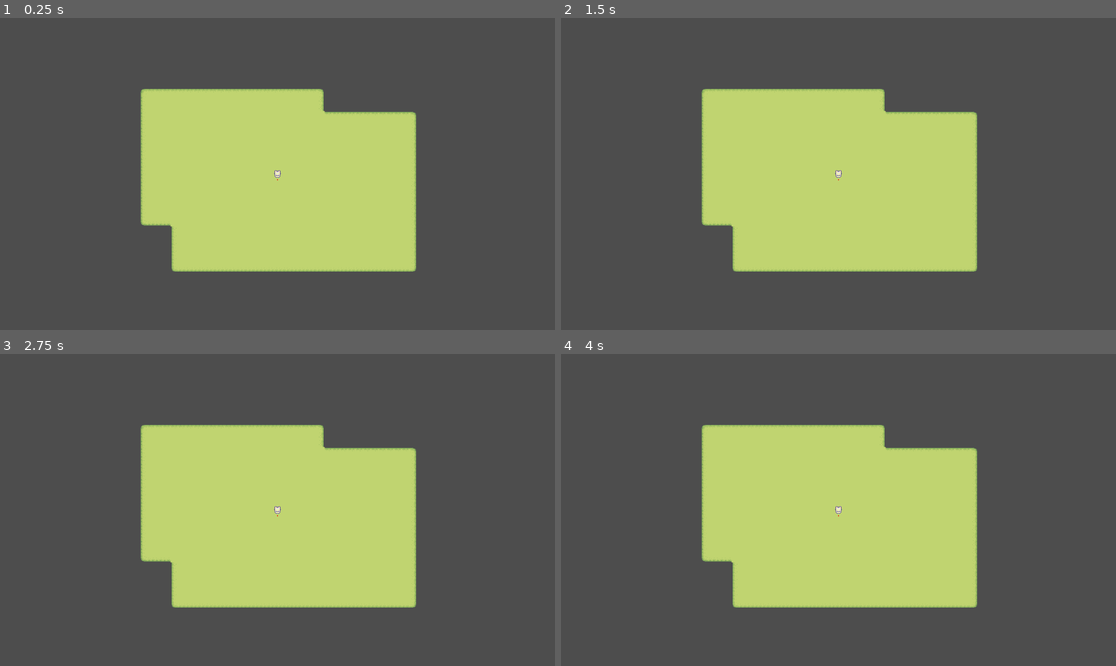
Above: before the commit, frames 1-4 (two rows, left to right).
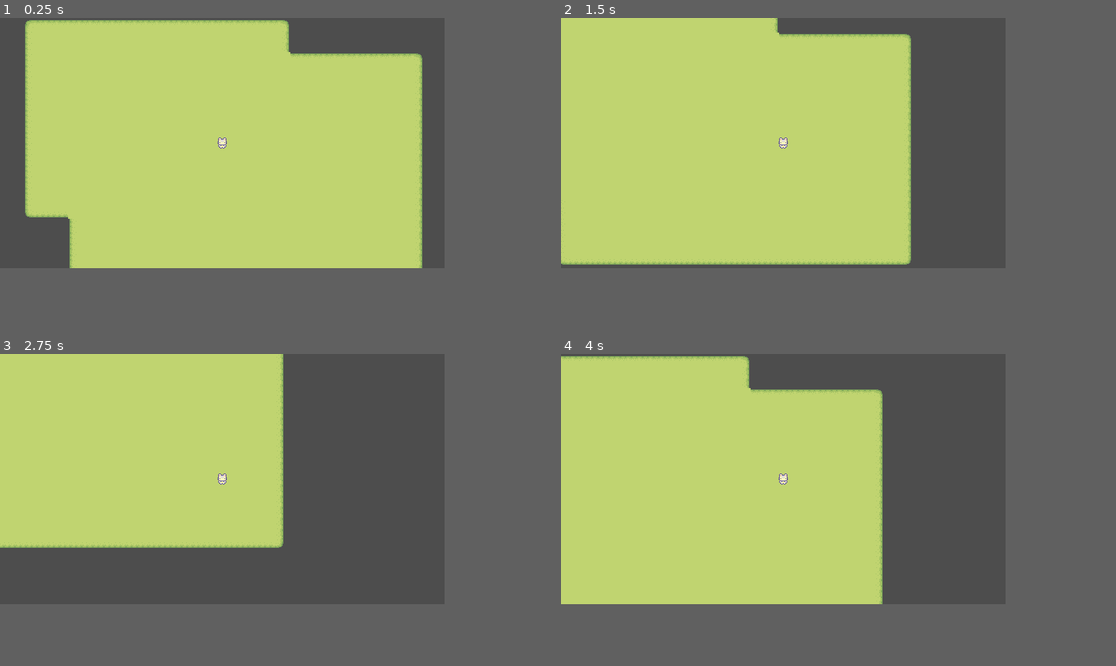
Above: after the commit, the same moments.

Repository: null-characters/PixelGameDemo
Game: Godot game, scene res://main.tscn
Two runs of this game, one before a commit and one after it. Both use one fixed random seed, a clock stepped at 60 frames per second and the inputs below. Before the commit the project has no main scene; this scene is started directly in both runs.
Inputs:
- Up to frame 1 (0.25 s): no input
- Up to frame 2 (1.5 s): tap Enter (ui_accept) at 0.5, 0.77 s; hold D (move_right, bound only after the commit) 0.53-1.28 s; hold B 0.53-1.28 s; hold S (move_down, bound only after the commit) from 1.28 s (still down); tap B at 1.35 s
- Up to frame 3 (2.75 s): tap Enter (ui_accept) at 1.52 s; release S (move_down, bound only after the commit) at 2.03 s; hold D (move_right, bound only after the commit) from 2.03 s (still down); hold B from 2.03 s (still down)
- Up to frame 4 (4 s): release D (move_right, bound only after the commit) at 2.78 s; release B at 2.78 s; hold W (move_up, bound only after the commit) 2.78-3.53 s; tap B at 2.85 s; tap Enter (ui_accept) at 3.02, 3.77 s; hold A (move_left, bound only after the commit) from 3.53 s (still down); hold B from 3.53 s (still down)
In our replay, the window is 799x449 before the commit and 640x360 after it. These sizes can differ from the game's own. Grey fills any space a smaller window leaves; there, only what the larger window draws over its background counts as a difference.

The runs differ from the first frame. In frame 1, 28% of the frame differs, in the area x 4-77%, y 0-82%; in frame 2, 36%; in frame 3, 39%, in the area x 0-75%, y 0-82%; in frame 4, 35%.

Commit message:
更新角色部模型，完成任务 1 和任务

Diff:
--- a/main.tscn
+++ b/main.tscn
@@ -1,7 +1,7 @@
 [gd_scene format=4 uid="uid://brw8eh6uybe0"]
 
 [ext_resource type="Texture2D" uid="uid://cgtl37gtjyu2g" path="res://assets/Grass.png" id="1_0xm2m"]
-[ext_resource type="PackedScene" uid="uid://jxdomwytc0rr" path="res://player.tscn" id="1_ig7tw"]
+[ext_resource type="PackedScene" uid="uid://b5x5f1eoy6abc" path="res://scenes/player/Player.tscn" id="1_ig7tw"]
 
 [sub_resource type="TileSetAtlasSource" id="TileSetAtlasSource_h2yge"]
 texture = ExtResource("1_0xm2m")
--- a/project.godot
+++ b/project.godot
@@ -11,8 +11,46 @@
 [application]
 
 config/name="PixelGameDemo"
+run/main_scene="res://main.tscn"
 config/features=PackedStringArray("4.6", "Forward Plus")
 config/icon="res://icon.svg"
+
+[autoload]
+
+TimeManager="*res://autoload/TimeManager.gd"
+
+[display]
+
+window/size/viewport_width=640
+window/size/viewport_height=360
+window/stretch/mode="viewport"
+
+[input]
+
+move_up={
+"deadzone": 0.5,
+"events": [Object(InputEventKey,"resource_local_to_scene":false,"resource_name":"","device":0,"window_id":0,"alt_pressed":false,"shift_pressed":false,"ctrl_pressed":false,"meta_pressed":false,"pressed":false,"keycode":0,"physical_keycode":87,"key_label":0,"unicode":0,"location":0,"echo":false,"script":null)
+, Object(InputEventKey,"resource_local_to_scene":false,"resource_name":"","device":0,"window_id":0,"alt_pressed":false,"shift_pressed":false,"ctrl_pressed":false,"meta_pressed":false,"pressed":false,"keycode":0,"physical_keycode":4194320,"key_label":0,"unicode":0,"location":0,"echo":false,"script":null)
+]
+}
+move_down={
+"deadzone": 0.5,
+"events": [Object(InputEventKey,"resource_local_to_scene":false,"resource_name":"","device":0,"window_id":0,"alt_pressed":false,"shift_pressed":false,"ctrl_pressed":false,"meta_pressed":false,"pressed":false,"keycode":0,"physical_keycode":83,"key_label":0,"unicode":0,"location":0,"echo":false,"script":null)
+, Object(InputEventKey,"resource_local_to_scene":false,"resource_name":"","device":0,"window_id":0,"alt_pressed":false,"shift_pressed":false,"ctrl_pressed":false,"meta_pressed":false,"pressed":false,"keycode":0,"physical_keycode":4194322,"key_label":0,"unicode":0,"location":0,"echo":false,"script":null)
+]
+}
+move_left={
+"deadzone": 0.5,
+"events": [Object(InputEventKey,"resource_local_to_scene":false,"resource_name":"","device":0,"window_id":0,"alt_pressed":false,"shift_pressed":false,"ctrl_pressed":false,"meta_pressed":false,"pressed":false,"keycode":0,"physical_keycode":65,"key_label":0,"unicode":0,"location":0,"echo":false,"script":null)
+, Object(InputEventKey,"resource_local_to_scene":false,"resource_name":"","device":0,"window_id":0,"alt_pressed":false,"shift_pressed":false,"ctrl_pressed":false,"meta_pressed":false,"pressed":false,"keycode":0,"physical_keycode":4194319,"key_label":0,"unicode":0,"location":0,"echo":false,"script":null)
+]
+}
+move_right={
+"deadzone": 0.5,
+"events": [Object(InputEventKey,"resource_local_to_scene":false,"resource_name":"","device":0,"window_id":0,"alt_pressed":false,"shift_pressed":false,"ctrl_pressed":false,"meta_pressed":false,"pressed":false,"keycode":0,"physical_keycode":68,"key_label":0,"unicode":0,"location":0,"echo":false,"script":null)
+, Object(InputEventKey,"resource_local_to_scene":false,"resource_name":"","device":0,"window_id":0,"alt_pressed":false,"shift_pressed":false,"ctrl_pressed":false,"meta_pressed":false,"pressed":false,"keycode":0,"physical_keycode":4194321,"key_label":0,"unicode":0,"location":0,"echo":false,"script":null)
+]
+}
 
 [physics]
 
@@ -22,7 +60,3 @@
 
 textures/canvas_textures/default_texture_filter=0
 rendering_device/driver.windows="d3d12"
-
-[autoload]
-
-TimeManager="*res://autoload/TimeManager.gd"
--- /dev/null
+++ b/scenes/player/Player.gd
@@ -0,0 +1,40 @@
+extends CharacterBody2D
+class_name Player
+
+# ==========================================
+# 基础属性配置
+# ==========================================
+@export var base_speed: float = 120.0  # 基础移动速度
+
+# 预留给任务 1 的三个种族预设 (MVP 阶段先用 Enum 区分)
+enum Species { CAT, BEAR, RABBIT }
+@export var current_species: Species = Species.CAT
+
+# ==========================================
+# 物理帧更新 (移动逻辑)
+# ==========================================
+func _physics_process(delta: float) -> void:
+    # Godot 4 极其强大的内置函数：直接将 4 个方向键转化为一个 2D 向量
+    var input_dir: Vector2 = Input.get_vector("move_left", "move_right", "move_up", "move_down")
+
+    # 计算当前速度
+    var current_speed = base_speed
+
+    # 任务 5 的小铺垫：如果是猫科，移速基础增加
+    if current_species == Species.CAT:
+        current_speed *= 1.15
+
+    # 应用移动
+    if input_dir != Vector2.ZERO:
+        # Godot 会自动处理斜向移动的速度（不会出现斜着走比直走快的问题）
+        velocity = input_dir * current_speed
+
+        # 简单的精灵图翻转逻辑（根据左右移动方向）
+        if input_dir.x != 0:
+            $Sprite2D.flip_h = input_dir.x < 0
+    else:
+        # 如果没有按键，提供一个摩擦力平滑停止
+        velocity = velocity.move_toward(Vector2.ZERO, current_speed)
+
+    # Godot 4 专属移动函数，自带滑动检测
+    move_and_slide()
--- /dev/null
+++ b/scenes/player/Player.tscn
@@ -0,0 +1,22 @@
+[gd_scene format=3 uid="uid://b5x5f1eoy6abc"]
+
+[ext_resource type="Script" path="res://scenes/player/Player.gd" id="1_xxx"]
+[ext_resource type="Texture2D" uid="uid://dq2umowqoc0yx" path="res://assets/Basic Charakter Spritesheet.png" id="2_yyy"]
+
+[sub_resource type="CapsuleShape2D" id="CapsuleShape2D_x1x1"]
+radius = 6.0
+height = 14.0
+
+[node name="Player" type="CharacterBody2D"]
+script = ExtResource("1_xxx")
+
+[node name="Sprite2D" type="Sprite2D" parent="."]
+texture = ExtResource("2_yyy")
+hframes = 4
+vframes = 4
+
+[node name="CollisionShape2D" type="CollisionShape2D" parent="."]
+position = Vector2(0, 5)
+shape = SubResource("CapsuleShape2D_x1x1")
+
+[node name="Camera2D" type="Camera2D" parent="."]
Not shown, added: scenes/player/Player.gd.uid
Not shown, changed: tasks_01.md
